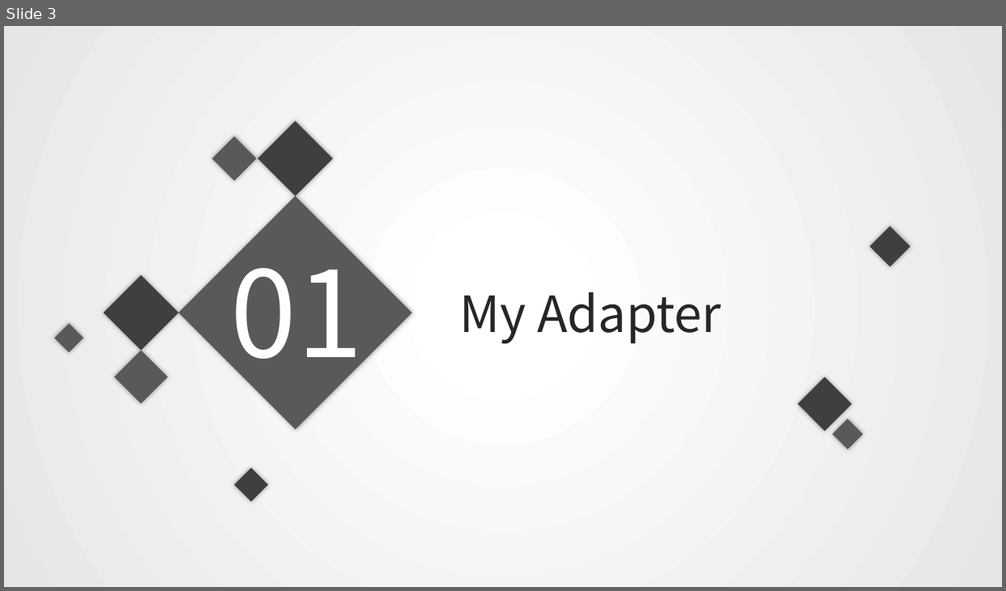
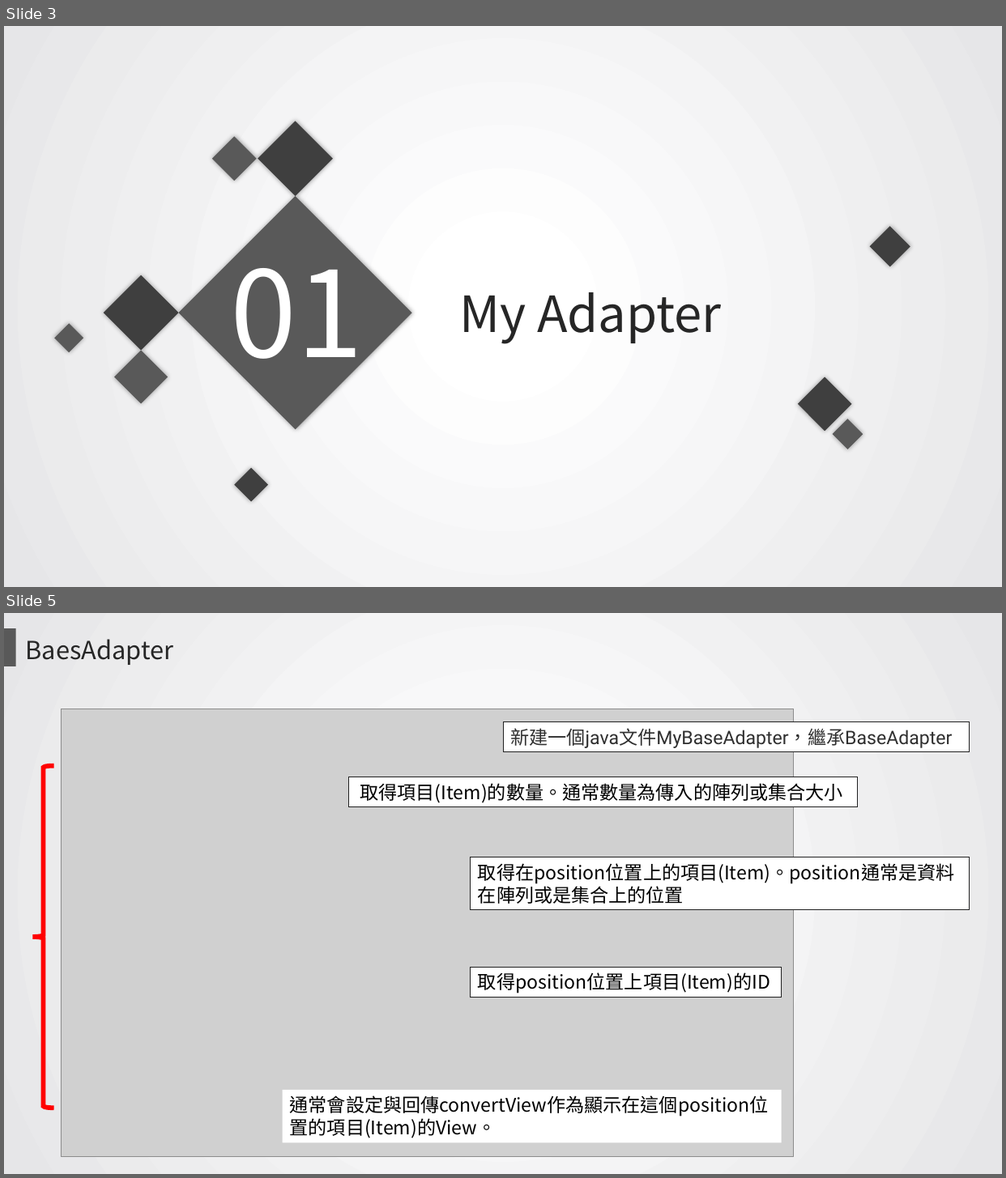
Before and after one commit to JoyceLi1210/JoyceLi1210.github.io, a slide deck: Android_HW3.pptx. Shown one above the other, each under a label of ours: slide 3 before the commit, slides 3 and 5 after it; the slides between them are not shown. The pictures are 1006x591 and 1006x1178 pixels, drawn with LibreOffice and Linux fonts; fonts in the diff are those of the drawing; grey boxes stand for pictures. Boxes give left, top, right and bottom in pixels: in the first picture for what was removed or moved away, otherwise in the second. Text is boxed around its words. In the diff, an @@ line names an element or a change of style, - is before the commit and + after.

```diff
--- a/Android_HW3.pptx
+++ b/Android_HW3.pptx
@@ slide 5 added at bbox=[4, 613, 1002, 1174], background gradient #FFFFFF to #E6E6E8 @@
@@ rectangle added at bbox=[4, 628, 16, 667], fill #595959 @@
@@ text added at bbox=[26, 639, 174, 665], 24 pt, text #262626 @@
+BaesAdapter
@@ picture added at bbox=[62, 709, 795, 1157] @@
@@ rectangle added at bbox=[503, 722, 970, 752], fill #FFFFFF, outline #202020 0.75 pt, 18 pt, text #2F2F2F @@
+新建一個java文件MyBaseAdapter，繼承BaseAdapter
@@ left brace added at bbox=[32, 766, 53, 1108], outline #FF0000 4.5 pt @@
@@ rectangle added at bbox=[348, 777, 857, 807], fill #FFFFFF, outline #202020 0.75 pt, 18 pt, text #000000 @@
+取得項目(Item)的數量。通常數量為傳入的陣列或集合大小
@@ rectangle added at bbox=[471, 858, 970, 911], fill #FFFFFF, outline #202020 0.75 pt, 18 pt, text #000000 @@
+取得在position位置上的項目(Item)。position通常是資料在陣列或是集合上的位置
@@ rectangle added at bbox=[471, 967, 781, 997], fill #FFFFFF, outline #202020 0.75 pt, 18 pt, text #000000 @@
+取得position位置上項目(Item)的ID
@@ rectangle added at bbox=[283, 1090, 782, 1143], fill #FFFFFF, 18 pt, text #000000 @@
+通常會設定與回傳convertView作為顯示在這個position位置的項目(Item)的View。
```
Also in this commit, not shown: 2 slides changed, 13 other slides added, 5 slides removed.
